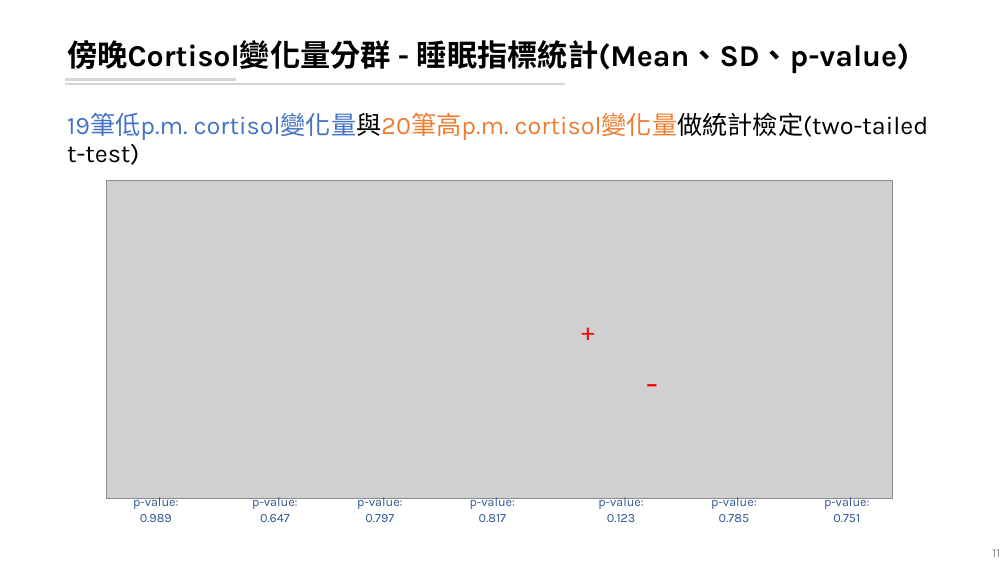
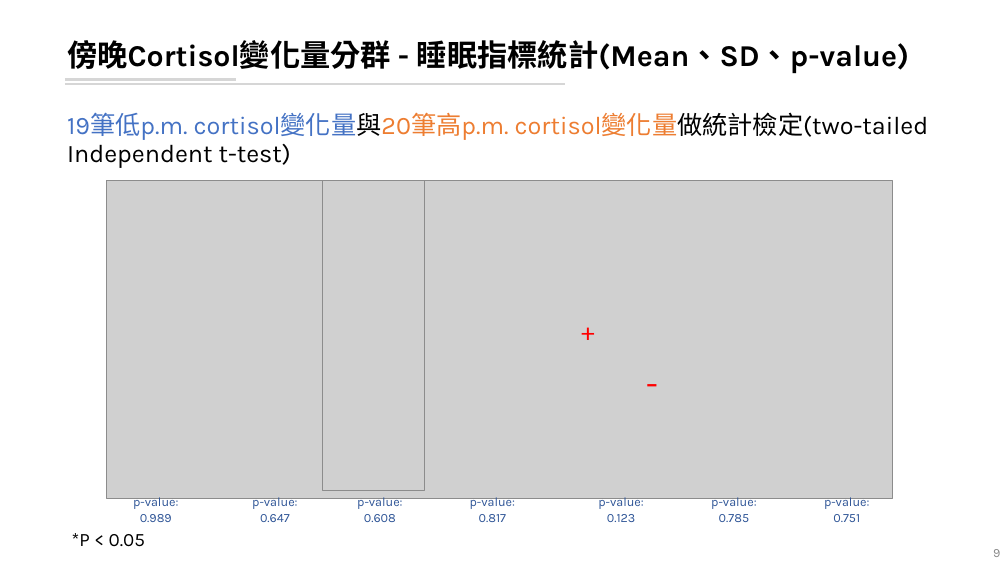
Before and after one commit to leooel97895750/REM_DataMining, a slide deck: slide 9 of 20210807_REM分析.pptx (slide 11 before the commit). Drawn at 1008x567 pixels with LibreOffice and Linux fonts; fonts in the diff are those of the drawing; grey boxes stand for pictures. Boxes give left, top, right and bottom in pixels: in the first picture for what was removed or moved away, otherwise in the second. Text is boxed around its words. In the diff, an @@ line names an element or a change of style, - is before the commit and + after.

```diff
--- a/20210807_REM分析.pptx
+++ b/20210807_REM分析.pptx
@@ text at (67, 112, 929, 168): text changed @@
-19筆低p.m. cortisol變化量與20筆高p.m. cortisol變化量做統計檢定(two-tailed t-test)
+19筆低p.m. cortisol變化量與20筆高p.m. cortisol變化量做統計檢定(two-tailed Independent t-test)
@@ picture added at (322, 181, 424, 491) @@
@@ text added at (72, 533, 145, 547), 18 pt, text #000000 @@
+*P < 0.05
@@ text at (364, 514, 396, 522): text changed @@
-0.797
+0.608
@@ page number at (993, 549, 1000, 557): text changed @@
-11
+9
```
Also in this commit, not shown: 14 other slides changed, 12 slides added, 1 slide removed, 12 other files.
